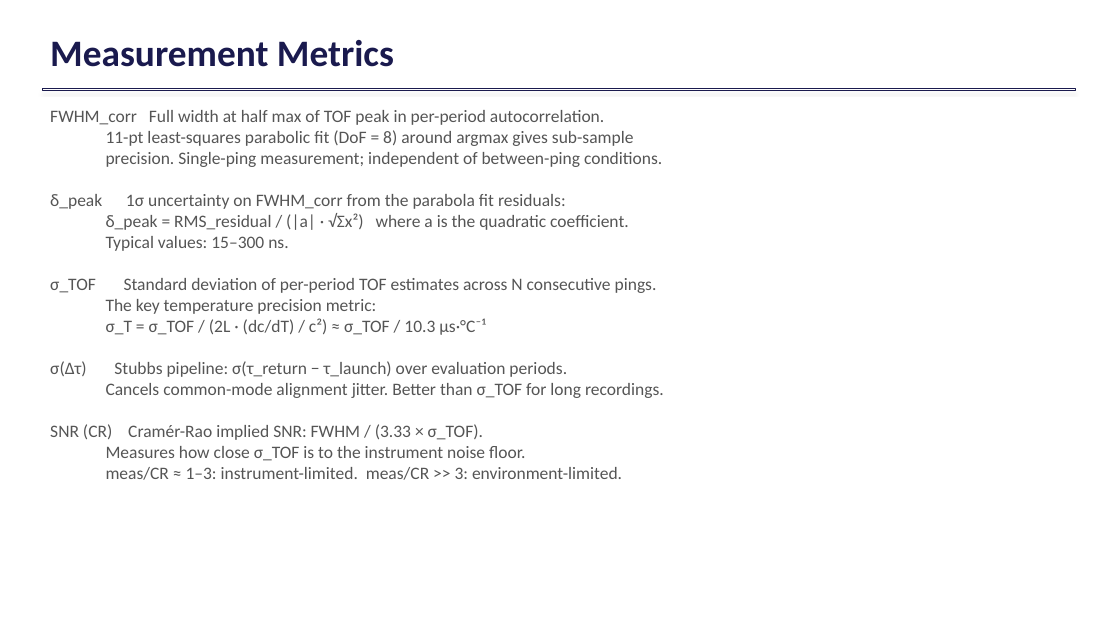
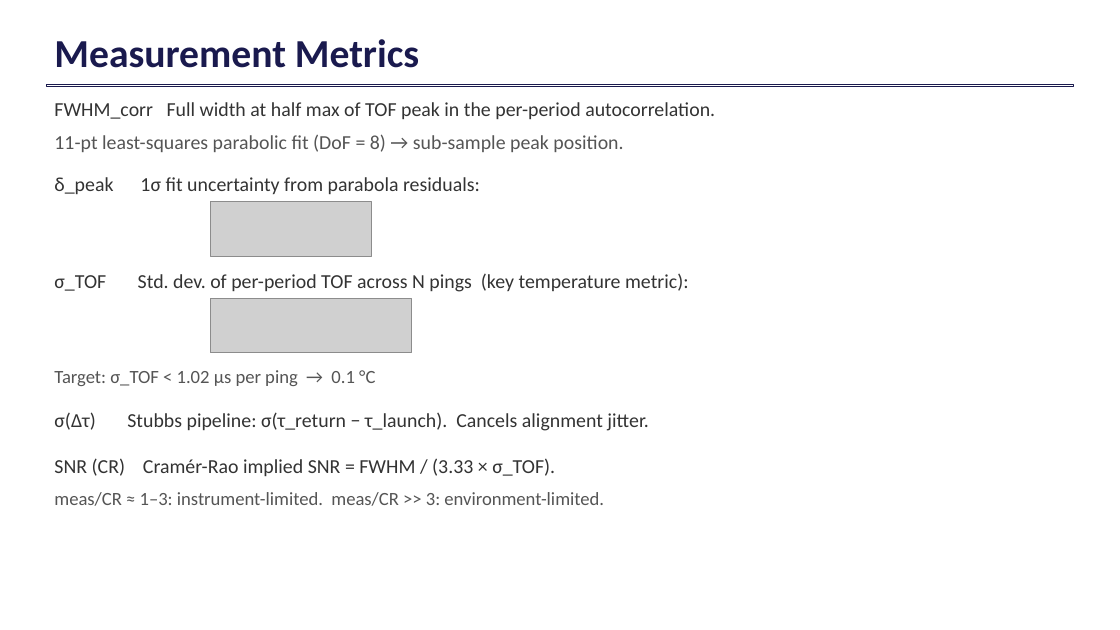
Before and after one commit to cyrusurheim29/batping, a slide deck: slide 10 of siglent_project/BATPING_presentation_July2026.pptx (slide 8 before the commit). Drawn at 1120x630 pixels with LibreOffice and Linux fonts; fonts in the diff are those of the drawing; grey boxes stand for pictures. Boxes give left, top, right and bottom in pixels: in the first picture for what was removed or moved away, otherwise in the second. Text is boxed around its words. In the diff, an @@ line names an element or a change of style, - is before the commit and + after.

```diff
--- a/siglent_project/BATPING_presentation_July2026.pptx
+++ b/siglent_project/BATPING_presentation_July2026.pptx
@@ text "Measurement Metrics" at (x1=54, y1=39, x2=419, y2=68): size 32 to 34 pt @@
@@ rectangle resized from (x1=42, y1=88, x2=1075, y2=91) to (x1=46, y1=84, x2=1074, y2=87) @@
@@ text removed at (x1=50, y1=110, x2=664, y2=480) @@
-FWHM_corr Full width at half max of TOF peak in per-period autocorrelation.
-11-pt least-squares parabolic fit (DoF = 8) around argmax gives sub-sample
-precision. Single-ping measurement; independent of between-ping conditions.
-δ_peak 1σ uncertainty on FWHM_corr from the parabola fit residuals:
-δ_peak = RMS_residual / (|a| · √Σx²) where a is the quadratic coefficient.
-Typical values: 15–300 ns.
-σ_TOF Standard deviation of per-period TOF estimates across N consecutive pings.
-The key temperature precision metric:
-σ_T = σ_TOF / (2L · (dc/dT) / c²) ≈ σ_TOF / 10.3 μs·°C⁻¹
-σ(Δτ) Stubbs pipeline: σ(τ_return − τ_launch) over evaluation periods.
-Cancels common-mode alignment jitter. Better than σ_TOF for long recordings.
-SNR (CR) Cramér-Rao implied SNR: FWHM / (3.33 × σ_TOF).
-Measures how close σ_TOF is to the instrument noise floor.
-meas/CR ≈ 1–3: instrument-limited. meas/CR >> 3: environment-limited.
@@ text added at (x1=54, y1=102, x2=715, y2=119), 17 pt, text #333333 @@
+FWHM_corr Full width at half max of TOF peak in the per-period autocorrelation.
@@ text added at (x1=54, y1=134, x2=623, y2=152), 17 pt, text #555555 @@
+11-pt least-squares parabolic fit (DoF = 8) → sub-sample peak position.
@@ text added at (x1=54, y1=177, x2=480, y2=194), 17 pt, text #333333 @@
+δ_peak 1σ fit uncertainty from parabola residuals:
@@ picture added at (x1=210, y1=202, x2=371, y2=256) @@
@@ text added at (x1=54, y1=274, x2=689, y2=292), 17 pt, text #333333 @@
+σ_TOF Std. dev. of per-period TOF across N pings (key temperature metric):
@@ picture added at (x1=210, y1=298, x2=412, y2=353) @@
@@ text added at (x1=54, y1=370, x2=375, y2=386), 16 pt, text #555555 @@
+Target: σ_TOF < 1.02 μs per ping → 0.1 °C
@@ text added at (x1=54, y1=412, x2=649, y2=431), 17 pt, text #333333 @@
+σ(Δτ) Stubbs pipeline: σ(τ_return − τ_launch). Cancels alignment jitter.
@@ text added at (x1=54, y1=458, x2=555, y2=476), 17 pt, text #333333 @@
+SNR (CR) Cramér-Rao implied SNR = FWHM / (3.33 × σ_TOF).
@@ text added at (x1=54, y1=492, x2=604, y2=506), 16 pt, text #555555 @@
+meas/CR ≈ 1–3: instrument-limited. meas/CR >> 3: environment-limited.
```
Also in this commit, not shown: 12 other slides changed, 9 slides added, 4 slides removed, 1 other file.
